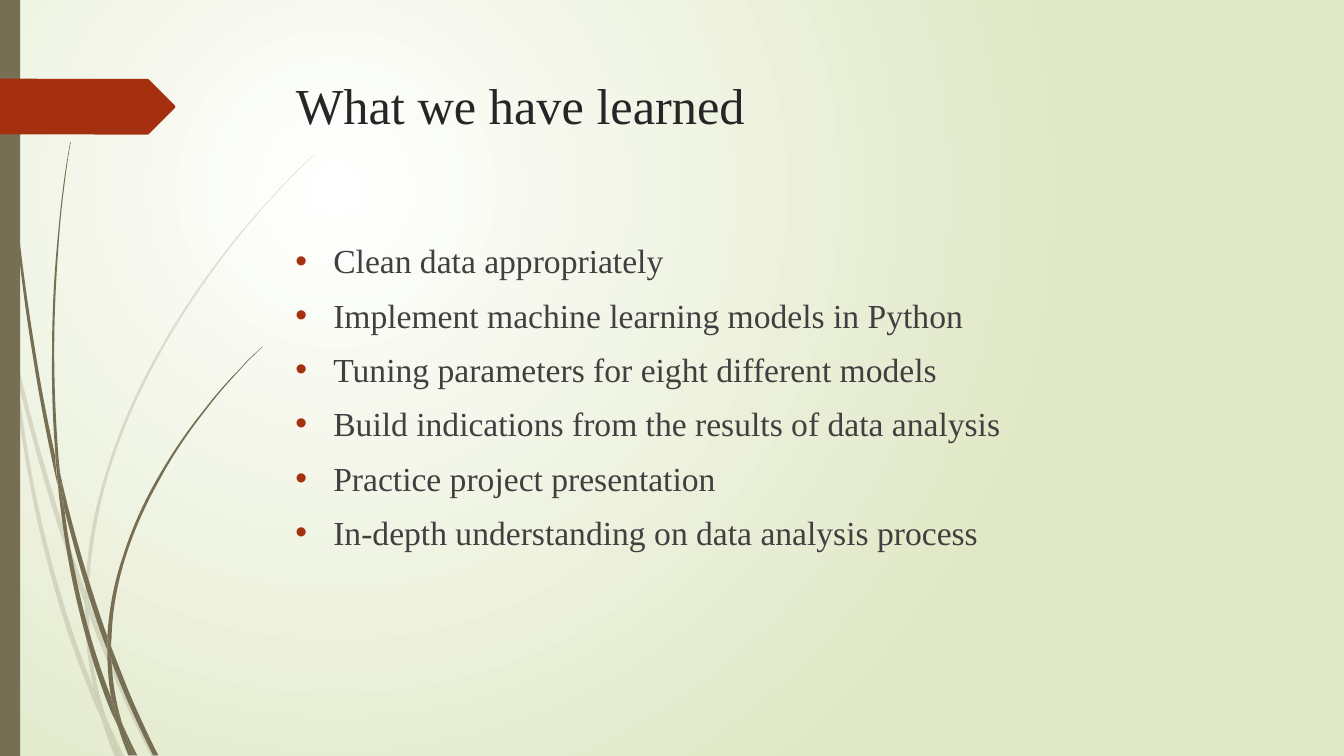
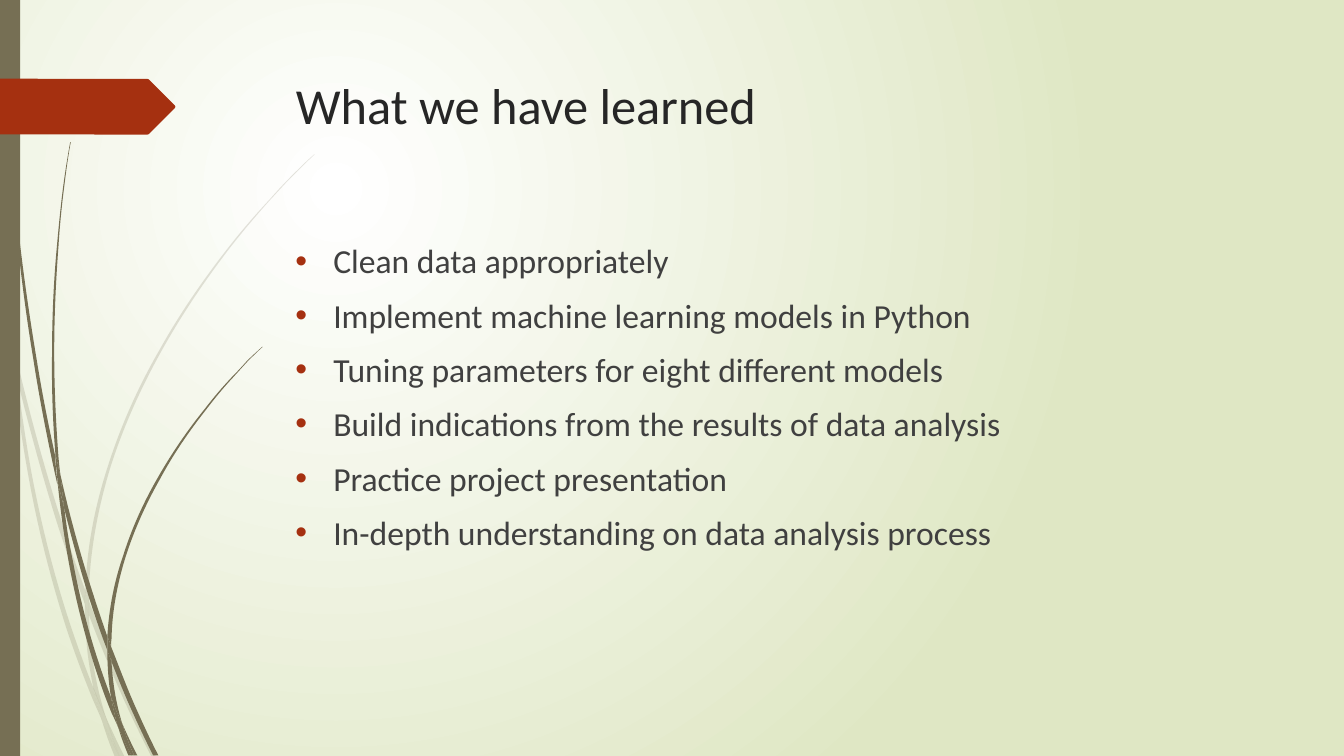
Before and after one commit to Prakshita/Machine-Learning-Project, a slide deck: slide 17 of Box Office Forecast.pptx (slide 14 before the commit). Drawn at 1344x756 pixels with LibreOffice and Linux fonts; fonts in the diff are those of the drawing. Boxes give left, top, right and bottom in pixels: in the first picture for what was removed or moved away, otherwise in the second. Text is boxed around its words. In the diff, an @@ line names an element or a change of style, - is before the commit and + after.

```diff
--- a/Box Office Forecast.pptx
+++ b/Box Office Forecast.pptx
@@ title "What we have learned" at bbox=[296, 89, 756, 125]: font Times New Roman to Calibri @@
@@ text "Clean data appropriately" at bbox=[333, 249, 1000, 551]: font Times New Roman to Calibri @@
```
Also in this commit, not shown: 2 other slides changed, 3 slides added.
